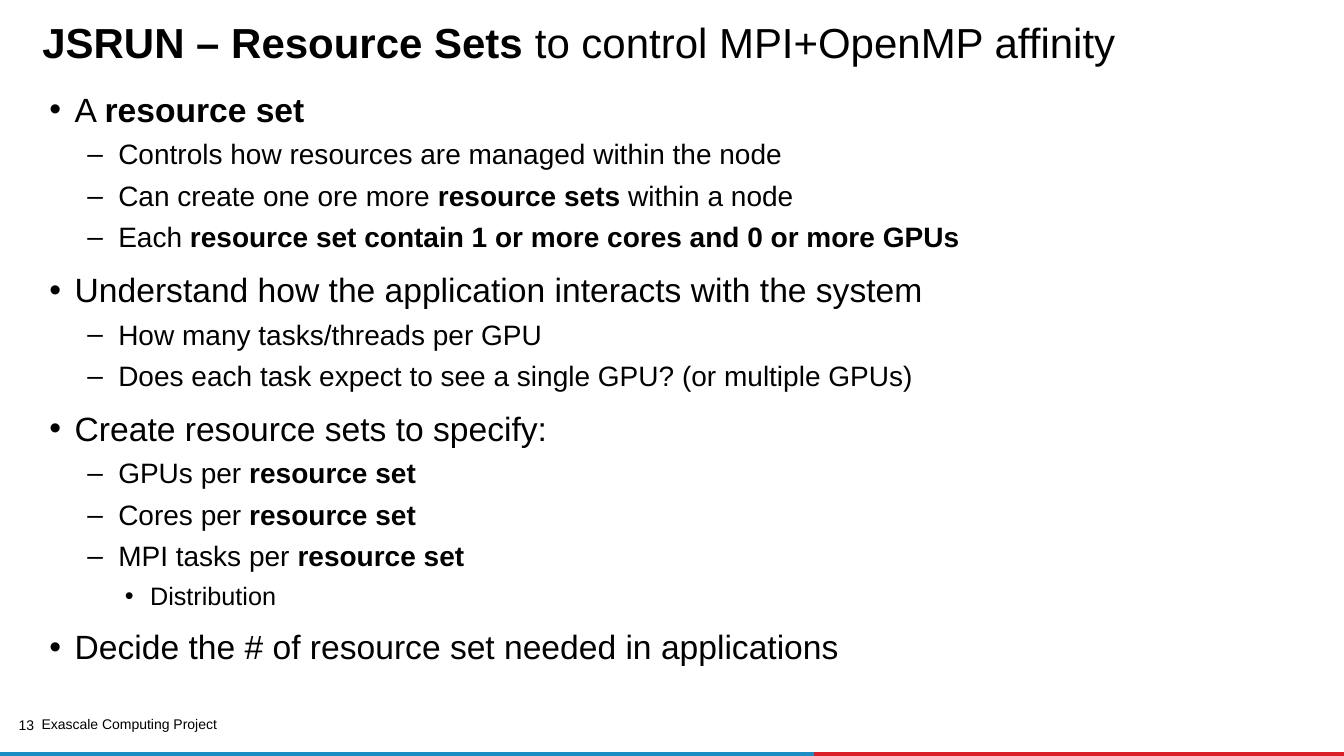
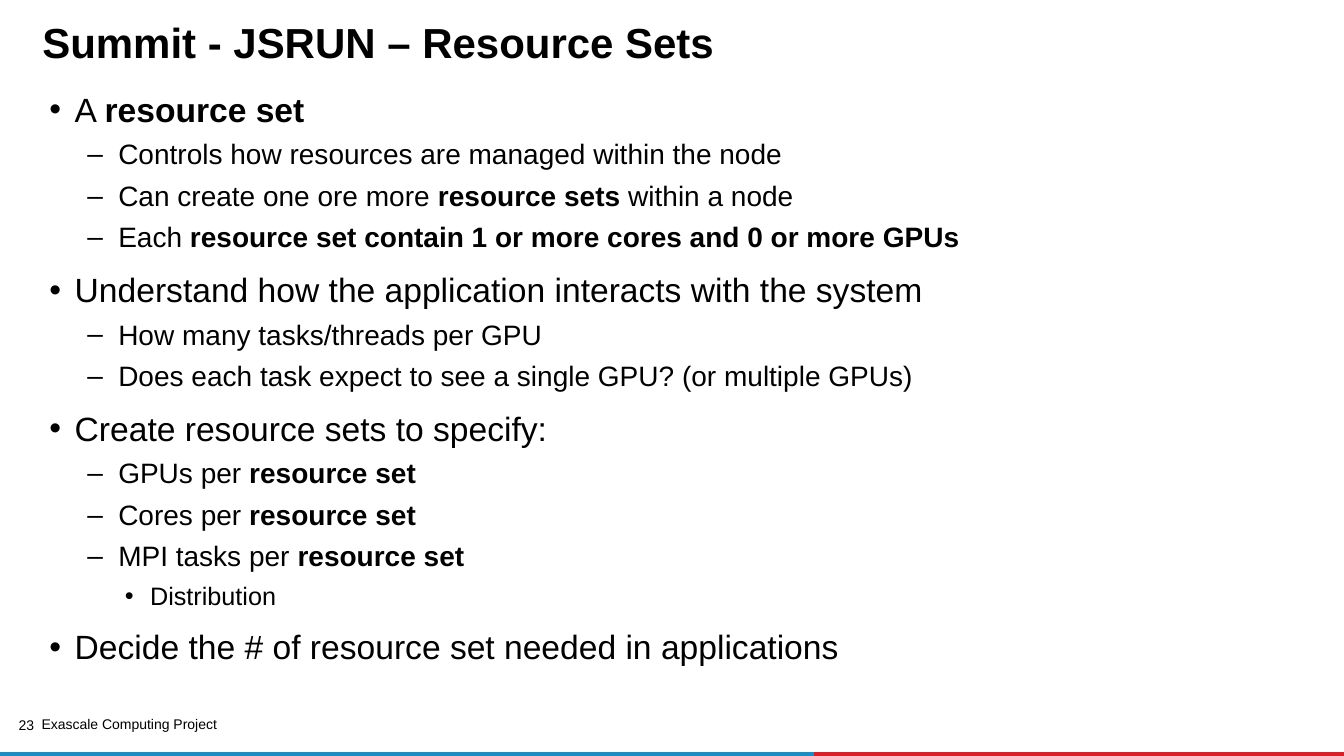
Before and after one commit to kongm/ecp-openmp-material, a slide deck: slide 23 of MPI-OpenMP-tutorial.pptx (slide 13 before the commit). Drawn at 1344x756 pixels with LibreOffice and Linux fonts; fonts in the diff are those of the drawing; background and template pictures are left out. Boxes give left, top, right and bottom in pixels: in the first picture for what was removed or moved away, otherwise in the second. Text is boxed around its words. In the diff, an @@ line names an element or a change of style, - is before the commit and + after.

```diff
--- a/MPI-OpenMP-tutorial.pptx
+++ b/MPI-OpenMP-tutorial.pptx
@@ title at box(42, 27, 714, 59): text changed; bold on @@
-JSRUN – Resource Sets to control MPI+OpenMP affinity
+Summit - JSRUN – Resource Sets
@@ page number at box(19, 720, 35, 730): text changed @@
-13
+23
```
Also in this commit, not shown: 14 other slides changed, 16 slides added, 2 slides removed.
